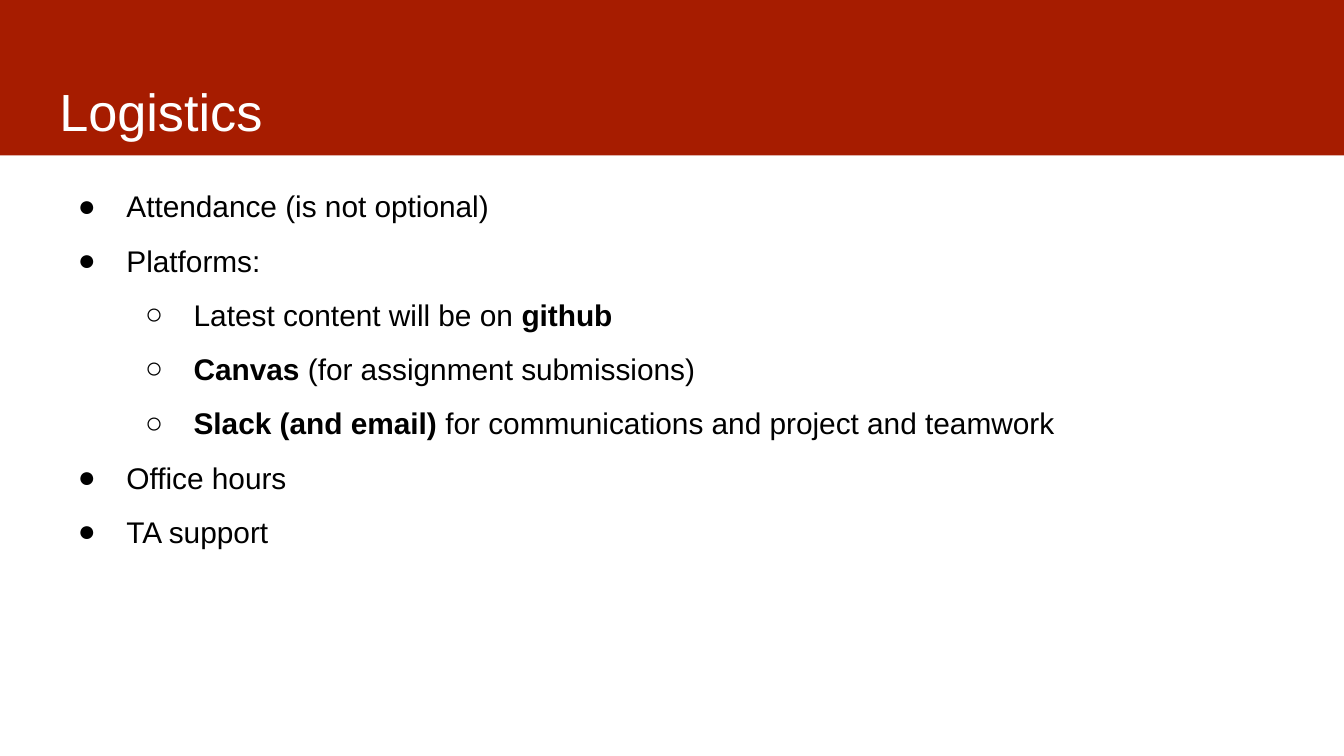
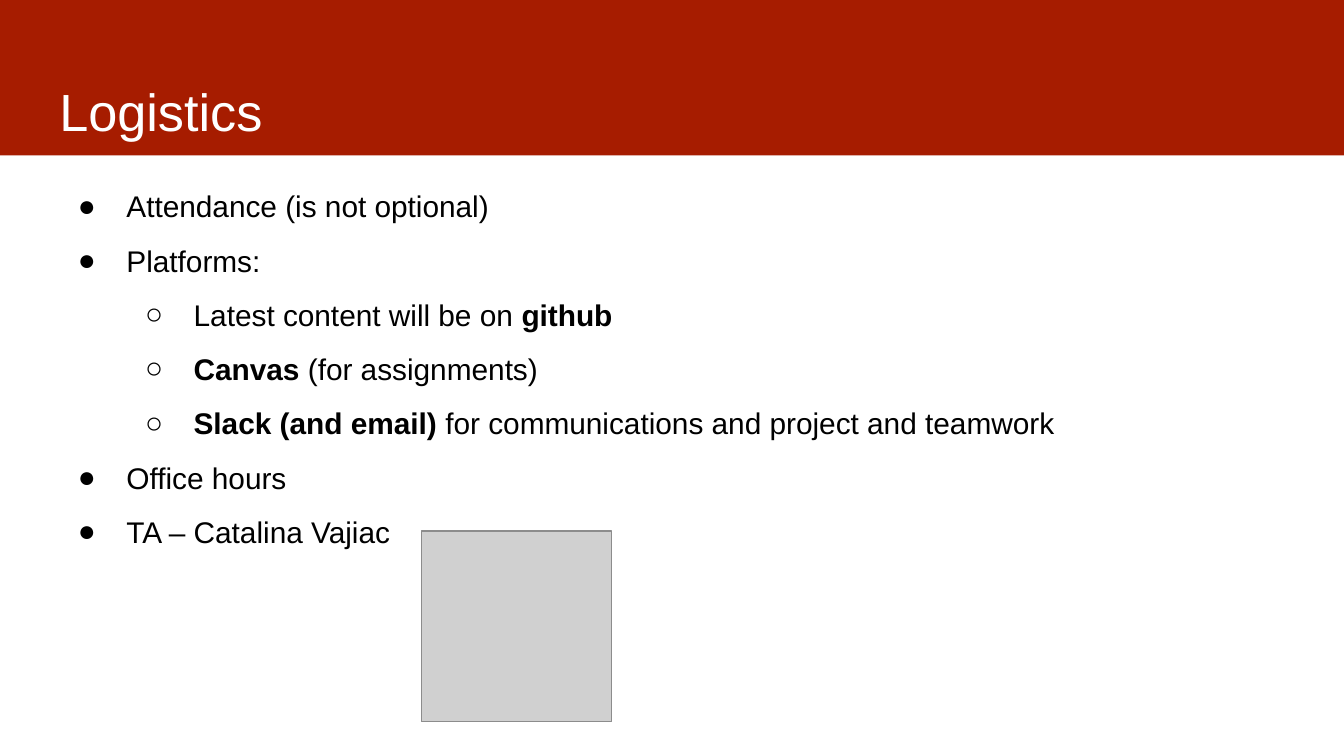
Before and after one commit to dssg/MLinPractice, a slide deck: slide 13 of Lectures/Lecture1-ClassOverview.pptx. Drawn at 1344x756 pixels with LibreOffice and Linux fonts; fonts in the diff are those of the drawing; grey boxes stand for pictures. Boxes give left, top, right and bottom in pixels: in the first picture for what was removed or moved away, otherwise in the second. Text is boxed around its words. In the diff, an @@ line names an element or a change of style, - is before the commit and + after.

```diff
--- a/Lectures/Lecture1-ClassOverview.pptx
+++ b/Lectures/Lecture1-ClassOverview.pptx
@@ text at (194, 358, 538, 386): text changed @@
-  ○ Canvas (for assignment submissions)
+  ○ Canvas (for assignments)
@@ text at (126, 521, 390, 548): text changed @@
-● TA support
+● TA – Catalina Vajiac
@@ picture added at (421, 531, 612, 722) @@
```
Also in this commit, not shown: 7 other slides changed.
